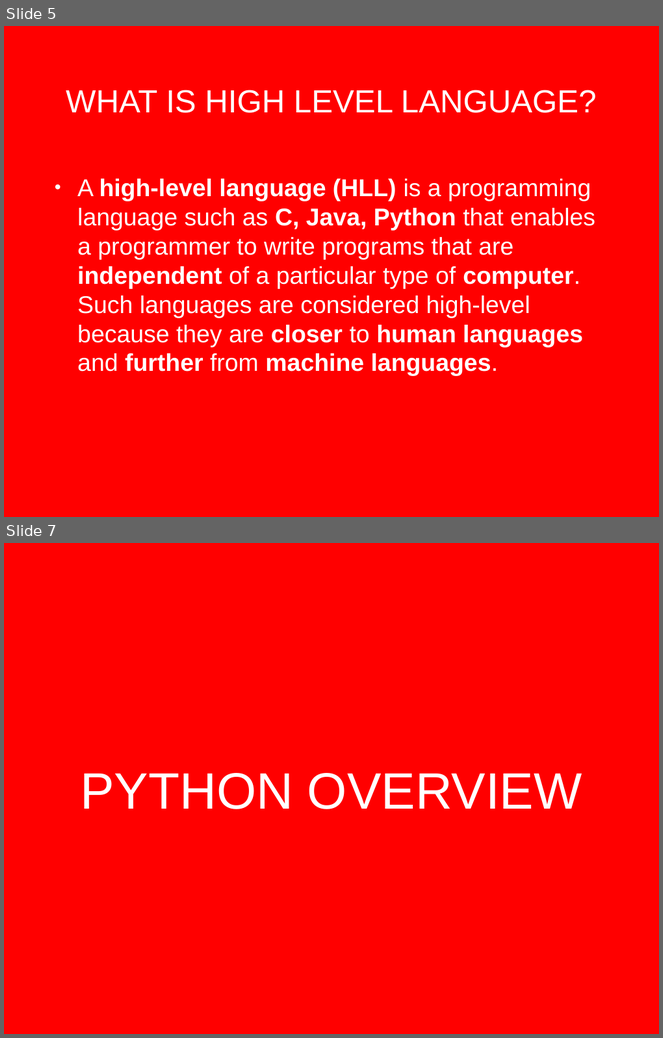
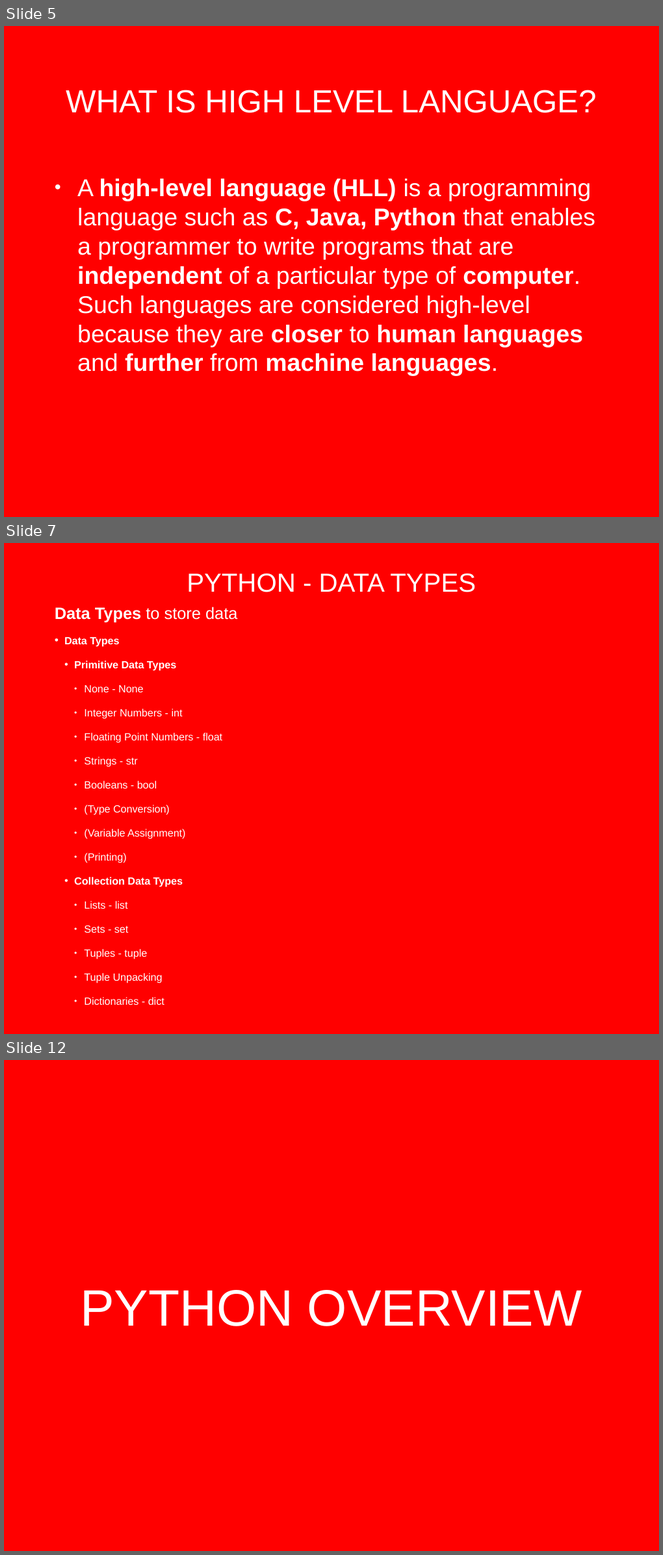
Before and after one commit to bhavanij2/python-crash-course, a slide deck: Coding_Concepts.pptx. Shown one above the other, each under a label of ours: slides 5 and 7 before the commit, slides 5, 7 and 12 after it; the slides between them are not shown. The pictures are 663x1038 and 663x1555 pixels, drawn with LibreOffice and Linux fonts; fonts in the diff are those of the drawing; background and template pictures are left out. Boxes give left, top, right and bottom in pixels: in the first picture for what was removed or moved away, otherwise in the second. Text is boxed around its words. In the diff, an @@ line names an element or a change of style, - is before the commit and + after.

```diff
--- a/Coding_Concepts.pptx
+++ b/Coding_Concepts.pptx
@@ slide 7 added at [4,543,659,1034], background picture (left out) @@
@@ title added at [187,574,476,592], 40.9 pt, text #FFFFFF @@
+PYTHON - DATA TYPES
@@ text added at [55,607,237,1005], 16.3 pt, text #FFFFFF @@
+  Data Types to store data
+• Data Types
+  • Primitive Data Types
+    • None - None
+    • Integer Numbers - int
+    • Floating Point Numbers - float
+    • Strings - str
+    • Booleans - bool
+    • (Type Conversion)
+    • (Variable Assignment)
+    • (Printing)
+  • Collection Data Types
+    • Lists - list
+    • Sets - set
+    • Tuples - tuple
+    • Tuple Unpacking
+    • Dictionaries - dict
@@ what was slide 7 is now slide 12 @@
```
Also in this commit, not shown: 1 slide changed, 4 other slides added, 2 other files.
